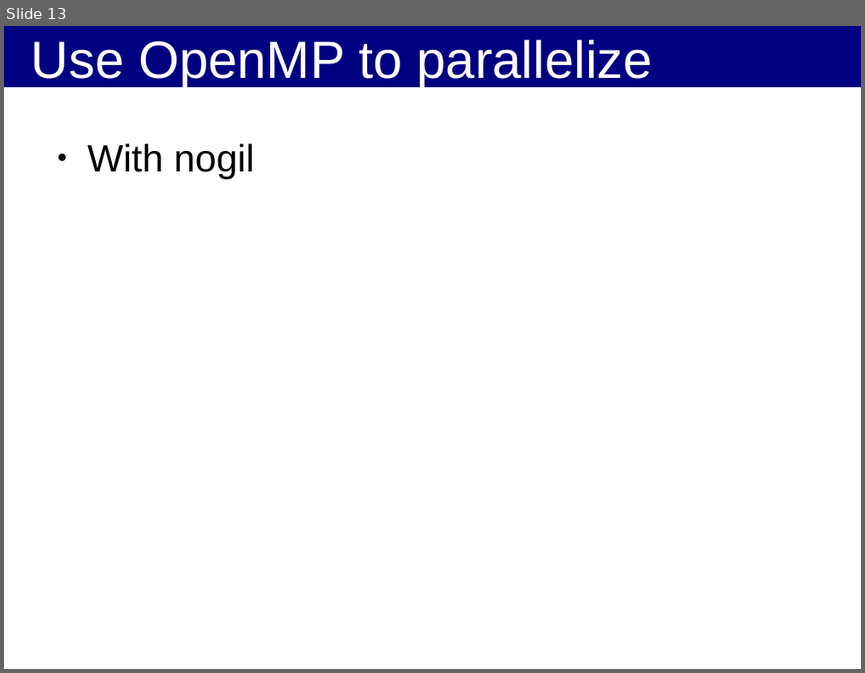
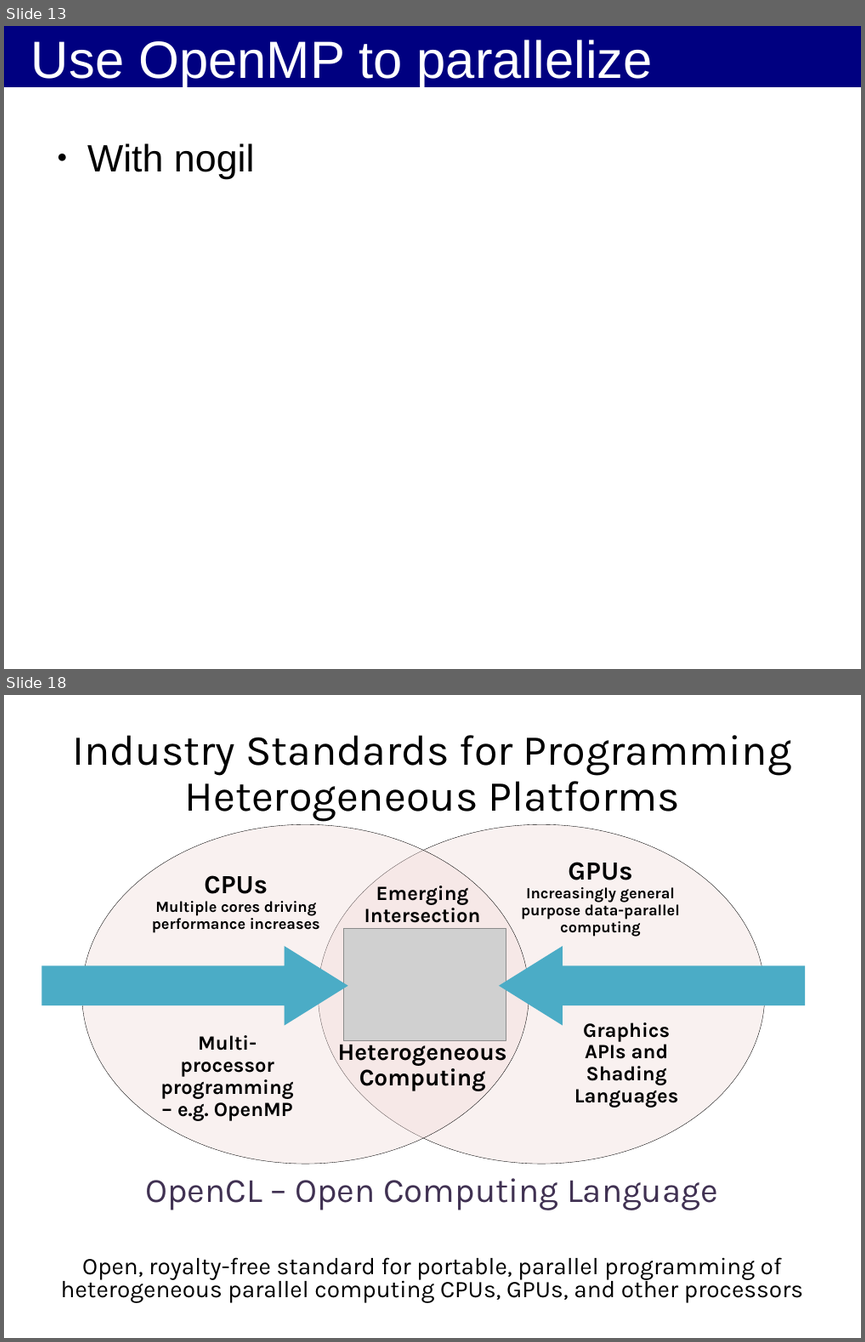
Before and after one commit to kif/HPP, a slide deck: Cython_OpenCL.odp. Shown one above the other, each under a label of ours: slide 13 before the commit, slides 13 and 18 after it; the slides between them are not shown. The pictures are 865x673 and 865x1342 pixels, drawn with LibreOffice and Linux fonts; fonts in the diff are those of the drawing; grey boxes stand for pictures; background and template pictures are left out. Boxes give left, top, right and bottom in pixels: in the first picture for what was removed or moved away, otherwise in the second. Text is boxed around its words. In the diff, an @@ line names an element or a change of style, - is before the commit and + after.

```diff
--- a/Cython_OpenCL.odp
+++ b/Cython_OpenCL.odp
@@ slide 18 added at (4,695,861,1338), background #FFFFFF @@
@@ title added at (72,735,792,822), 36 pt, text #000000 @@
+Industry Standards for Programming Heterogeneous Platforms
@@ ellipse added at (82,824,528,1163), fill #F2DCDB at 40% opacity, outline #000000 0.26 pt @@
@@ ellipse added at (318,824,764,1163), fill #F2DCDB at 40% opacity, outline #000000 0.26 pt @@
@@ text added at (521,862,680,936), 13 pt, text #000000, bold @@
+GPUs
+Increasingly general purpose data-parallel computing
@@ text added at (152,875,320,933), 13 pt, text #000000, bold @@
+CPUs
+Multiple cores driving performance increases
@@ text added at (364,885,481,923), 17 pt, text #000000, bold @@
+Emerging
+Intersection
@@ right arrow added at (41,946,347,1026), fill #4BACC6 @@
@@ picture added at (344,929,506,1041) @@
@@ right arrow added at (499,946,804,1026), fill #4BACC6 @@
@@ text added at (574,1022,678,1107), 17 pt, text #000000, bold @@
+Graphics APIs and Shading Languages
@@ text added at (160,1035,293,1121), 17 pt, text #000000, bold @@
+Multi-processor programming – e.g. OpenMP
@@ text added at (338,1038,507,1091), 20 pt, text #000000, bold @@
+Heterogeneous
+Computing
@@ text added at (61,1178,803,1303), 20 pt, text #000000 @@
+OpenCL – Open Computing Language
+Open, royalty-free standard for portable, parallel programming of heterogeneous parallel computing CPUs, GPUs, and other processors
```
Also in this commit, not shown: 4 slides changed, 38 other slides added, 2 other files.
